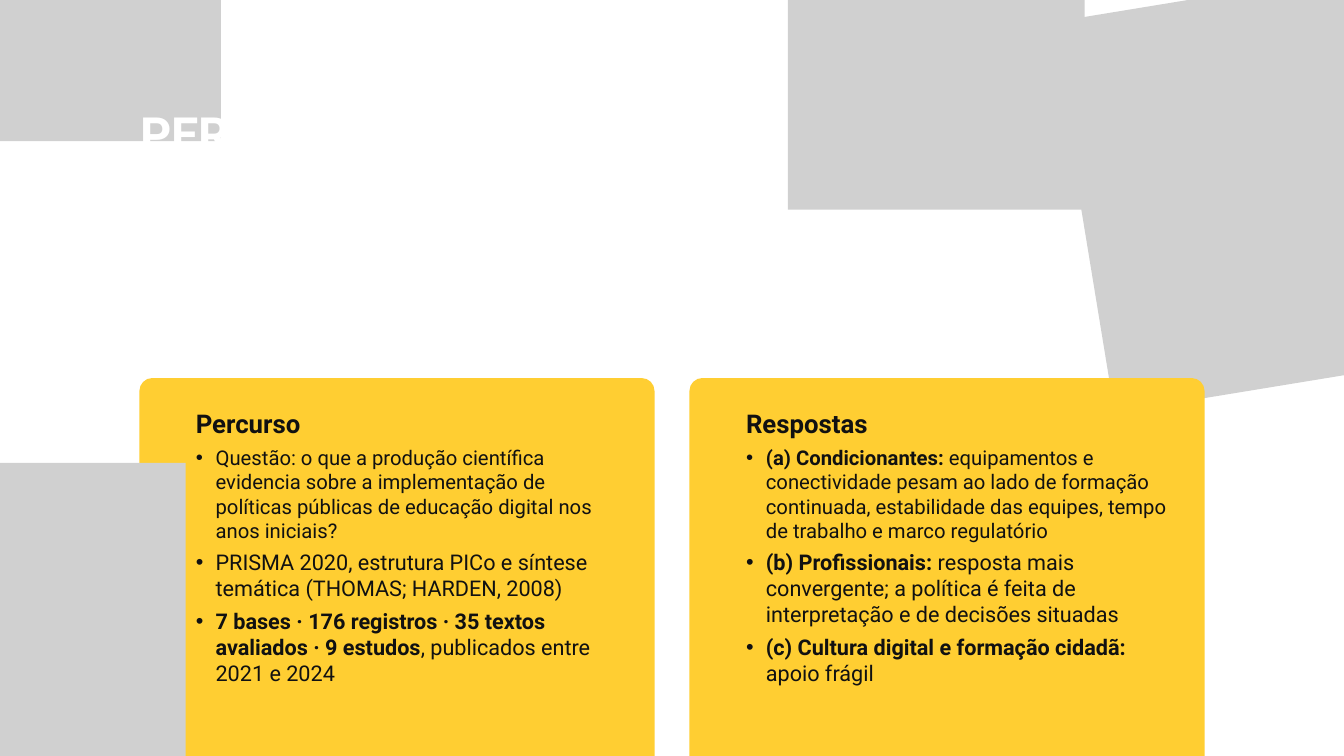
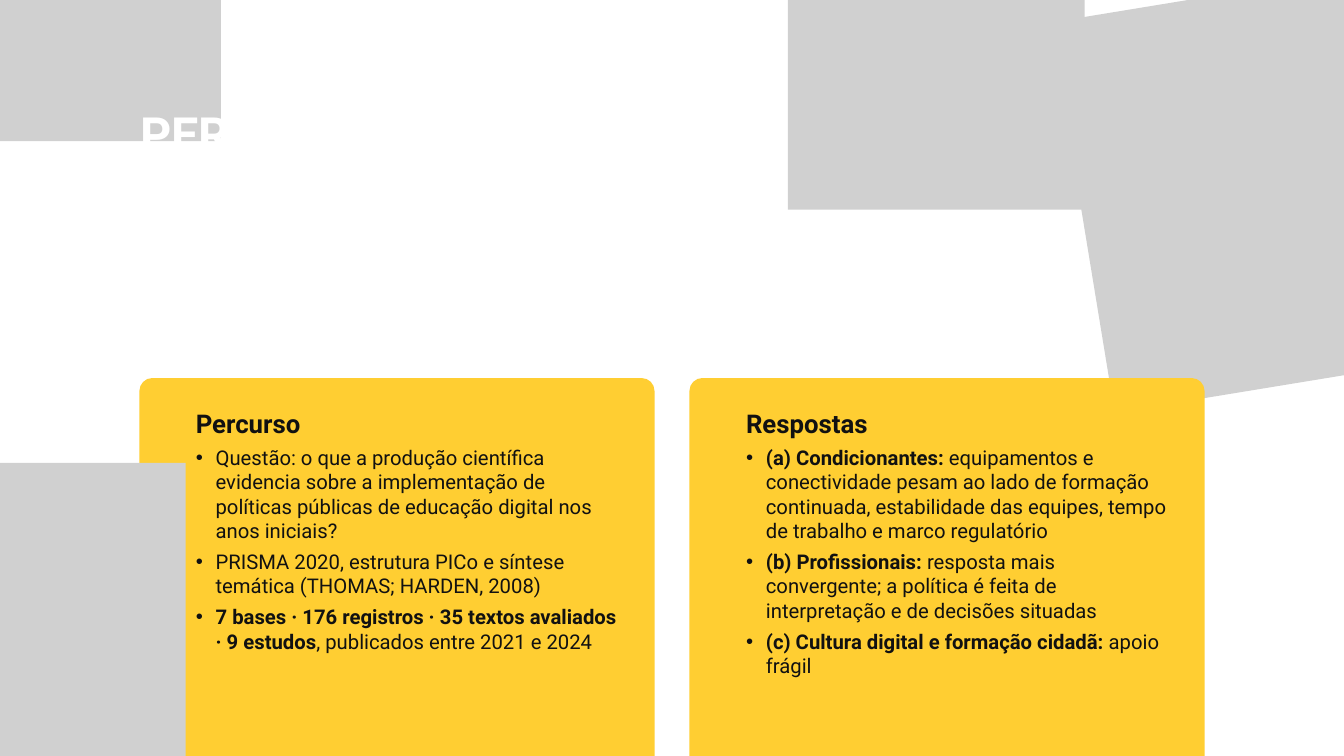
Before and after one commit to yzynya-beep/Tese, a slide deck: slide 10 of apresentacao_qualificacao/Qualificacao_PNED_Pipa.pptx (slide 9 before the commit). Drawn at 1344x756 pixels with LibreOffice and Linux fonts; fonts in the diff are those of the drawing; grey boxes stand for pictures; background and template pictures are left out. Boxes give left, top, right and bottom in pixels: in the first picture for what was removed or moved away, otherwise in the second. Text is boxed around its words. In the diff, an @@ line names an element or a change of style, - is before the commit and + after.

```diff
--- a/apresentacao_qualificacao/Qualificacao_PNED_Pipa.pptx
+++ b/apresentacao_qualificacao/Qualificacao_PNED_Pipa.pptx
@@ text at (216,553,617,653): size 23.2 to 21.8 pt in "PRISMA 2020, estrutura PICo e síntese temática ...", "7 bases · 176 registros · 35 ..." @@
@@ text at (766,553,1159,678): size 23.2 to 21.8 pt in "(b) Profissionais: resposta mais convergente; a política ...", "(c) Cultura digital e formação cidadã: apoio ..." @@
```
Also in this commit, not shown: 11 other slides changed, 6 slides added, 11 slides removed, 3 other files.
